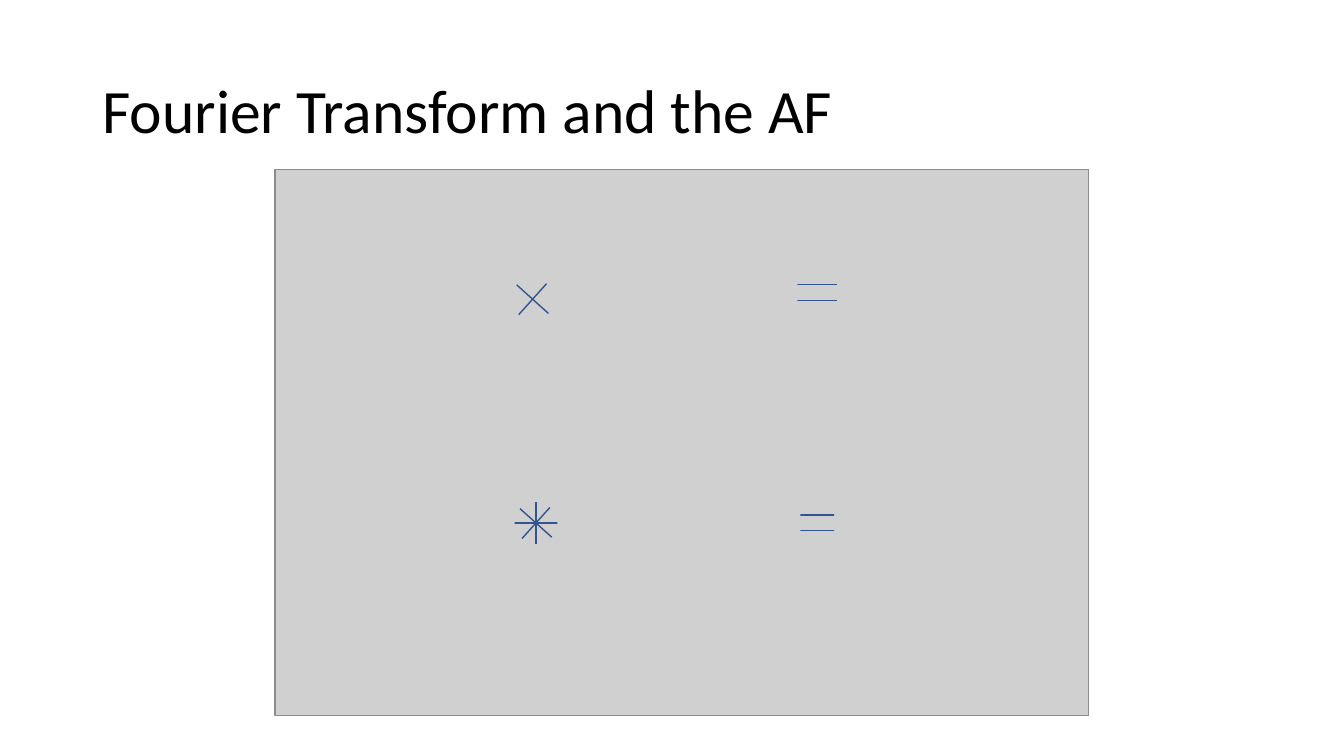
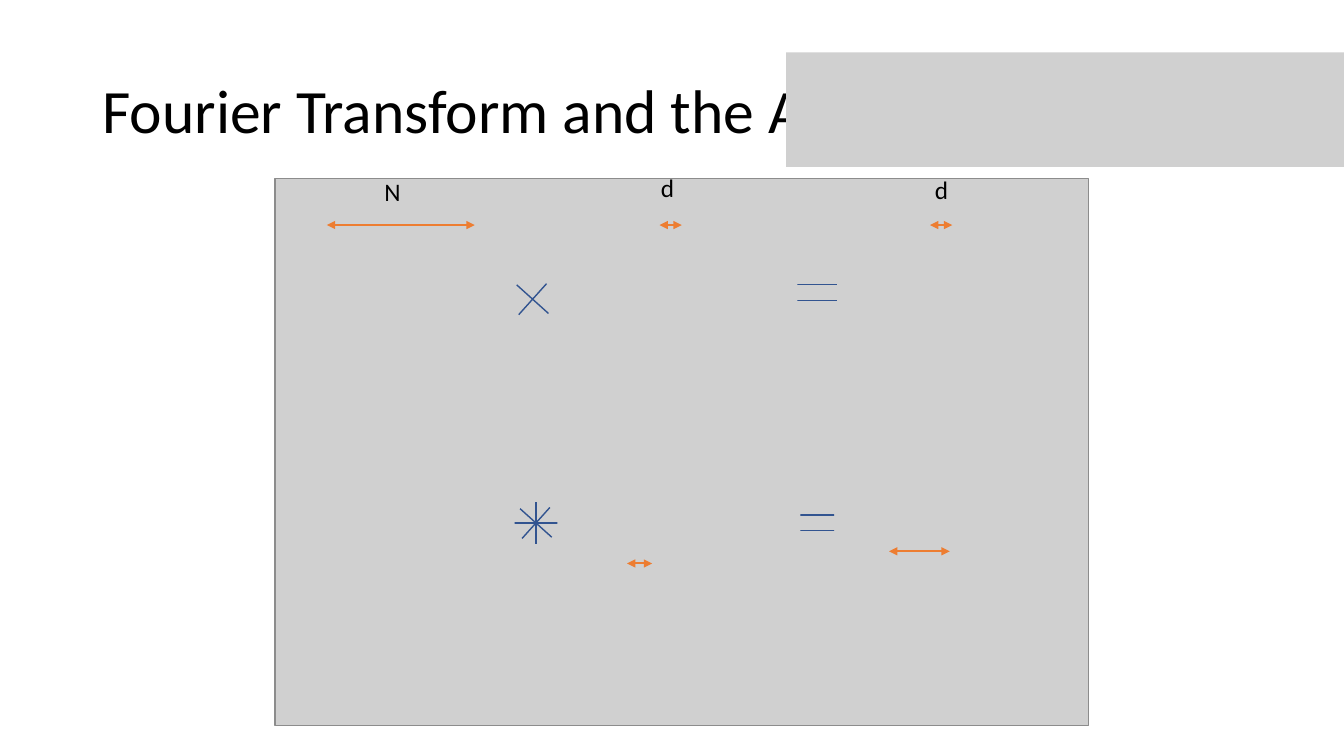
Before and after one commit to WaltDeyzel/thesis-2021, a slide deck: slide 10 of Oral presentation/Grating Lobes.pptx. Drawn at 1344x756 pixels with LibreOffice and Linux fonts; fonts in the diff are those of the drawing; grey boxes stand for pictures. Boxes give left, top, right and bottom in pixels: in the first picture for what was removed or moved away, otherwise in the second. Text is boxed around its words. In the diff, an @@ line names an element or a change of style, - is before the commit and + after.

```diff
--- a/Oral presentation/Grating Lobes.pptx
+++ b/Oral presentation/Grating Lobes.pptx
@@ picture added at (786, 52, 1344, 167) @@
@@ title at (102, 82, 848, 148): text changed @@
-Fourier Transform and the AF
+Fourier Transform and the AF:
@@ picture: place and size @@
-picture at (275, 169, 1089, 716)
+picture at (275, 178, 1089, 725)
@@ text added at (661, 176, 674, 197), 18 pt, text #000000 @@
+d
@@ text added at (384, 185, 400, 201), 18 pt, text #000000 @@
+N
@@ text added at (935, 181, 948, 199), 18 pt, text #000000 @@
+d
@@ double arrow added from (327, 225) to (475, 225), #ED7D31 1.5 pt @@
@@ double arrow added from (659, 225) to (682, 225), #ED7D31 1.5 pt @@
@@ double arrow added from (931, 225) to (953, 225), #ED7D31 1.5 pt @@
@@ double arrow added from (627, 564) to (652, 564), #ED7D31 1.5 pt @@
@@ double arrow added from (889, 552) to (950, 552), #ED7D31 1.5 pt @@
```
Also in this commit, not shown: 11 other slides changed, 5 other files.
